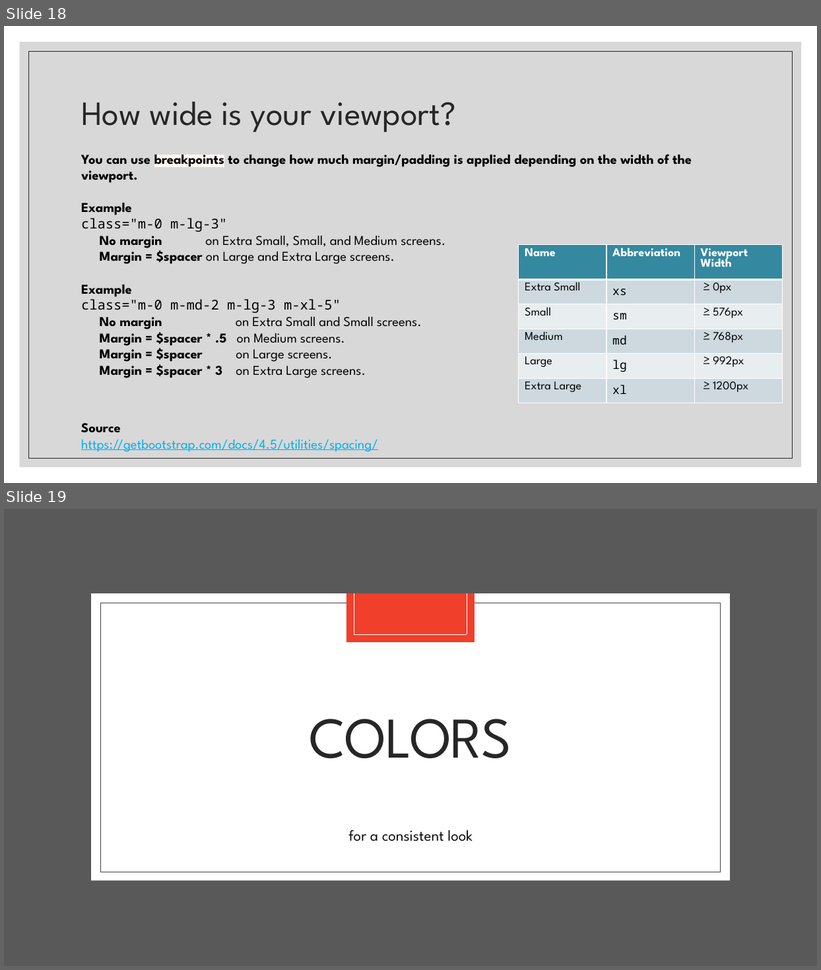
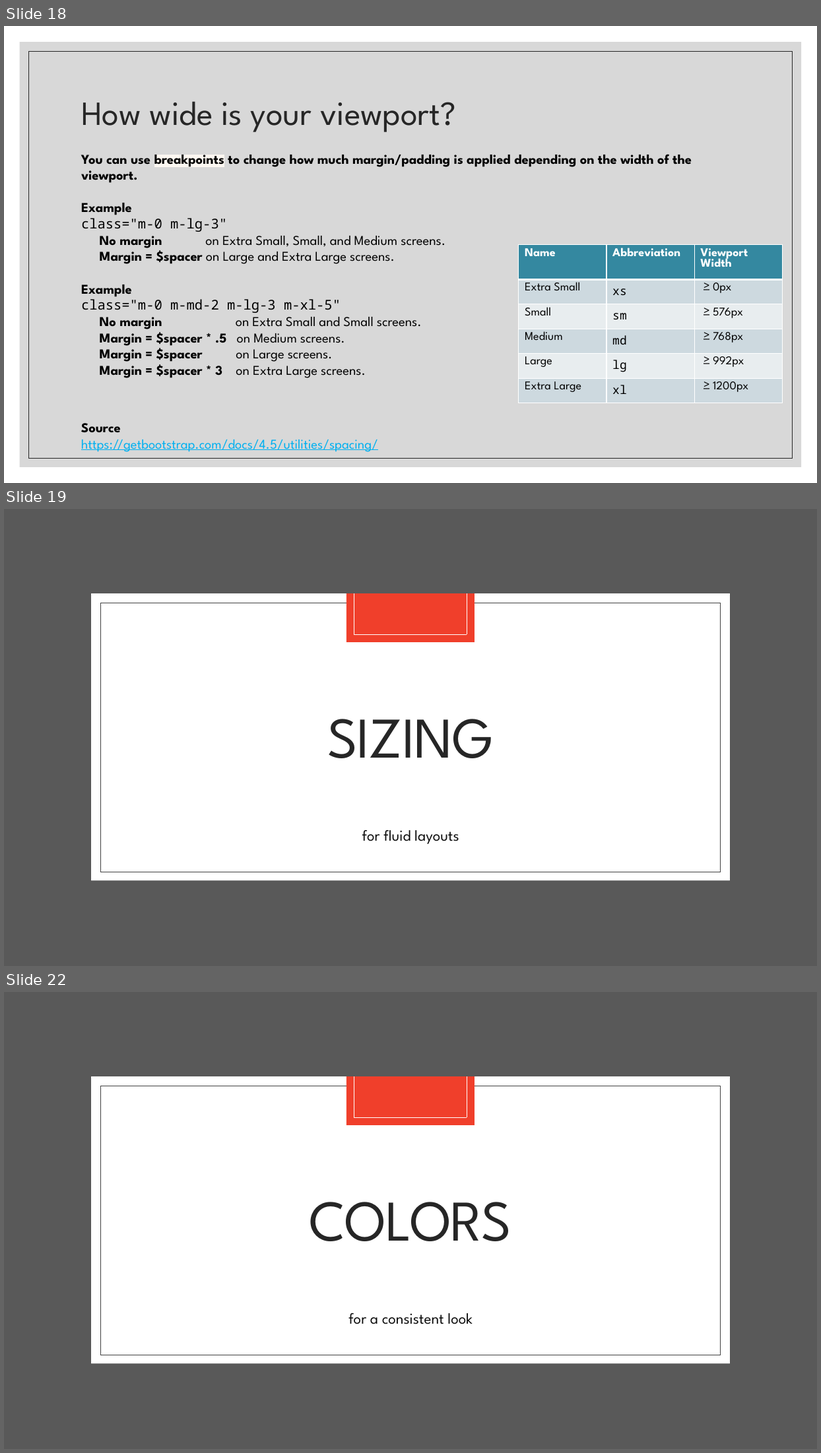
Before and after one commit to paulsmithkc/awd1000_base_lab_and_homework, a slide deck: bootstrap/slides/Intro to Bootstrap.pptx. Shown one above the other, each under a label of ours: slides 18 and 19 before the commit, slides 18, 19 and 22 after it; the slides between them are not shown. The pictures are 821x970 and 821x1453 pixels, drawn with LibreOffice and Linux fonts; fonts in the diff are those of the drawing. Boxes give left, top, right and bottom in pixels: in the first picture for what was removed or moved away, otherwise in the second. Text is boxed around its words. In the diff, an @@ line names an element or a change of style, - is before the commit and + after.

```diff
--- a/bootstrap/slides/Intro to Bootstrap.pptx
+++ b/bootstrap/slides/Intro to Bootstrap.pptx
@@ slide 19 added at (x1=4, y1=509, x2=817, y2=966), background #FFFFFF; not listed: 7 template elements that a slide beside it also shows @@
@@ title added at (x1=327, y1=719, x2=494, y2=758), 68 pt, text #262626 @@
+SIZING
@@ text added at (x1=362, y1=830, x2=459, y2=844), 18 pt, text #0D0D0D @@
+for fluid layouts
@@ what was slide 19 is now slide 22 @@
```
Also in this commit, not shown: 2 slides changed, 16 other slides added.
